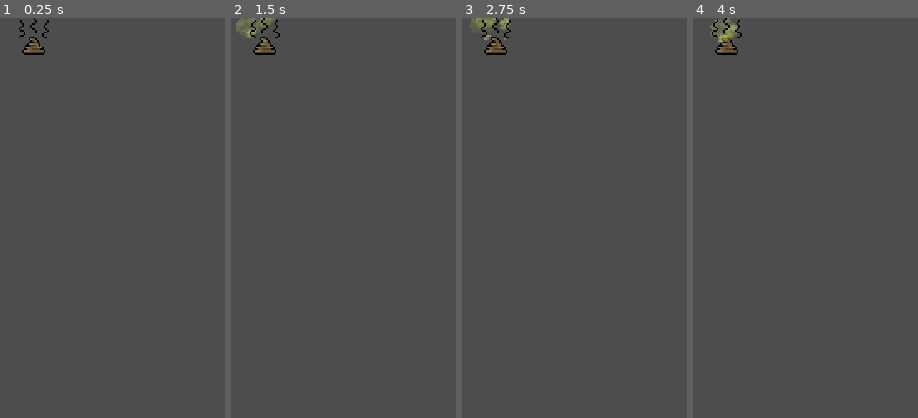
Above: before the commit, frames 1-4 (left to right).
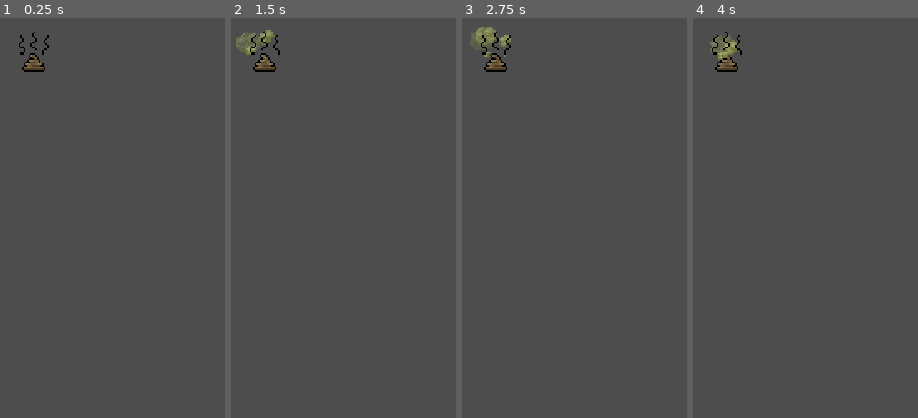
Above: after the commit, the same moments.

Repository: penwick0/5-nights-with-baby
Game: Godot game, scene res://Poop.tscn
The game is run twice, just before and just after one commit, with the same random seed, the same clock (stepped at 60 frames per second) and the same inputs. This scene is started directly instead of the project's main scene.
Inputs (mouse positions are % of the whole screen's width and height, from its top left; square brackets give the same spot before the commit, where the layout moved):
- Up to frame 1 (0.25 s): no input
- Up to frame 2 (1.5 s): click (7, 4) [7, 2] at 0.5 s; click (7, 4) [7, 2] at 1.25 s
- Up to frame 3 (2.75 s): click (7, 4) [7, 2] at 2 s
- Up to frame 4 (4 s): move the mouse to (72, 45) at 2.77 s; move the mouse to (30, 55) at 3.52 s
The pictures show only the part of the screen within x 0-50%, y 0-50%; the shares and areas given below are measured in that part.

The runs differ from the first frame. In frame 1, 0.8% of the frame differs, in the area x 8-22%, y 0-14%; in frame 2, 1.4%, in the area x 2-22%, y 0-14%; in frame 3, 1.4%; in frame 4, 1.2%.

Commit message:
Add sleep overlay (eyelids, blur, fade). Update poop and fork.

Diff:
--- a/BabyController.gd
+++ b/BabyController.gd
@@ -8,8 +8,9 @@
 @onready var window_path: PathFollow2D = $WindowPath/FollowWindowPath
 @onready var outlet_path: PathFollow2D = $OutletPath/FollowOutletPath
 @onready var hud: HUD = %HUD
-@onready var poop = load("res://Poop.tscn")
 @onready var fork = load("res://Fork.tscn")
+@onready var poop_container: Control = %PoopContainer
+@onready var fork_container: Control = %ForkContainer
 @onready var action_timer = $BabyActionTimer
 @onready var cry_audio = $CryAudio
 @onready var poop_audio = $PoopAudio
@@ -115,16 +116,16 @@
 		cry_counter -= 1
 
 func does_poop():
-	var instance = poop.instantiate()
-	instance.spawn_position = sprite.global_position
-	hud.add_child.call_deferred(instance)
+	var poop = Poop.create(sprite.global_position)
+	poop.cleaned.connect(hud._on_poop_cleaned)
+	poop_container.add_child.call_deferred(poop)
 	hud.poop_counter += 1
 	poop_audio.play()
 
 func drop_fork():
-	var instance = fork.instantiate()
-	instance.spawn_position = sprite.global_position
-	hud.add_child.call_deferred(instance)
+	var instance = Fork.create(sprite.global_position)
+	instance.cleaned.connect(hud._on_fork_cleaned)
+	fork_container.add_child.call_deferred(instance)
 
 func emit_tears(value: bool):
 	tears_left.emitting = value
--- a/Fork.gd
+++ b/Fork.gd
@@ -2,13 +2,21 @@
 
 class_name Fork
 
-var spawn_position: Vector2
+const scene: PackedScene = preload("res://Fork.tscn")
 
-@onready var fork_timer: Timer = $ForkTimer
+@onready var clean_timer: Timer = $CleanTimer
 @onready var progress_bar: CircularProgressBar = $CircularProgressBar
 
+signal cleaned
+
 func _ready():
-	global_position = spawn_position - Vector2(0.0, 10.0)
+	pass
+
+
+static func create(spawn_position: Vector2) -> Fork:
+	var fork: Fork = scene.instantiate()
+	fork.global_position = spawn_position
+	return fork
 
 
 func _process(_delta):
@@ -16,23 +24,23 @@
 
 
 func _on_button_down():
-	fork_timer.start()
+	clean_timer.start()
 	progress_bar.start()
 
 
 func _on_button_up():
-	fork_timer.stop()
+	clean_timer.stop()
 	progress_bar.stop()
 
 
 func _on_mouse_exited():
-	fork_timer.stop()
+	clean_timer.stop()
 	progress_bar.stop()
 
 
-func _on_fork_timer_timeout():
+func _on_clean_timer_timeout():
+	cleaned.emit()
 	queue_free()
-	get_parent().fork.visible = true
 
 
 func _on_area_2d_area_entered(_area):
--- a/Fork.tscn
+++ b/Fork.tscn
@@ -44,13 +44,13 @@
 scale = Vector2(1.21429, 4.5)
 sprite_frames = SubResource("SpriteFrames_ge8kg")
 
-[node name="ForkTimer" type="Timer" parent="."]
+[node name="CleanTimer" type="Timer" parent="."]
 one_shot = true
 
 [node name="CircularProgressBar" parent="." node_paths=PackedStringArray("timer") instance=ExtResource("5_ref0b")]
 layout_mode = 0
 mouse_filter = 2
-timer = NodePath("../ForkTimer")
+timer = NodePath("../CleanTimer")
 
 [node name="Area2D" type="Area2D" parent="."]
 
@@ -61,5 +61,5 @@
 [connection signal="button_down" from="." to="." method="_on_button_down"]
 [connection signal="button_up" from="." to="." method="_on_button_up"]
 [connection signal="mouse_exited" from="." to="." method="_on_mouse_exited"]
-[connection signal="timeout" from="ForkTimer" to="." method="_on_fork_timer_timeout"]
+[connection signal="timeout" from="CleanTimer" to="." method="_on_clean_timer_timeout"]
 [connection signal="area_entered" from="Area2D" to="." method="_on_area_2d_area_entered"]
--- a/HUD.gd
+++ b/HUD.gd
@@ -14,6 +14,11 @@
 @onready var drawer: Drawer = $Drawer
 @onready var fork: Sprite2D = %Fork
 
+@onready var fade: ColorRect = $Sleep/Fade
+@onready var blur: ColorRect = $Sleep/Blur
+@onready var eyelid_top: ColorRect = $Sleep/EyelidTop
+@onready var eyelid_bottom: ColorRect = $Sleep/EyelidBottom
+
 var increment_rate: float
 var decrement_rate: float
 var timer: float = 0
@@ -21,12 +26,21 @@
 var deep_sleep: bool = false
 var poop_counter: int = 0
 
+var fade_tween: Tween
+var blur_tween: Tween
+var eyelid_top_tween: Tween
+var eyelid_bottom_tween: Tween
+
+
 # Called when the node enters the scene tree for the first time.
 func _ready():
 	pass
 
 # Called every frame. 'delta' is the elapsed time since the previous frame.
 func _process(delta):
+	if (stamina_bar.value <= 0):
+		game_over()
+
 	timer += delta
 	increment_rate = (2.0 * (1 + int(deep_sleep))) / (1.0 + float(poop_counter))
 	decrement_rate = (2.0 + poop_counter) * (1 + int(baby.is_crying))
@@ -76,6 +90,51 @@
 	deep_sleep_delay.stop()
 	is_sleeping = false
 	deep_sleep = false
+	open_eyelids()
+
+
+func open_eyelids():
+	create_property_tween("fade_tween", fade, "color", Color(0, 0, 0, 0), 0.1)
+	create_property_tween("eyelid_top_tween", eyelid_top, "scale", Vector2(1.0, 0.0), 0.1)
+	create_property_tween("eyelid_bottom_tween", eyelid_bottom, "scale", Vector2(1.0, 0.0), 0.1)
+	create_blur_tween(0.0, 0.4)
+
+
+func close_eyelids():
+	create_property_tween("fade_tween", fade, "color", Color(0, 0, 0, 1), sleep_delay.wait_time * 2)
+	create_property_tween("eyelid_top_tween", eyelid_top, "scale", Vector2(1.0, 1.0), sleep_delay.wait_time)
+	create_property_tween("eyelid_bottom_tween", eyelid_bottom, "scale", Vector2(1.0, 1.0), sleep_delay.wait_time)
+	create_blur_tween(2.0, sleep_delay.wait_time)
+
+
+func create_property_tween(tween_var_name: String, object: Object, property: NodePath, final_value: Variant, duration: float):
+	var tween = get(tween_var_name)
+	if (tween):
+		tween.kill()
+	tween = create_tween()
+	tween.tween_property(object, property, final_value, duration)
+	set(tween_var_name, tween)
+
+
+func create_blur_tween(lod: float, duration: float):
+	if (blur_tween):
+		blur_tween.kill()
+	blur_tween = create_tween()
+	blur_tween.tween_method(
+		func(value): blur.material.set("shader_parameter/lod", value),
+		blur.material.get("shader_parameter/lod"),
+		lod,
+		duration
+	)
+
+
+func game_over():
+	print("game over")
+	eyelid_top.scale.y = 0.0
+	eyelid_bottom.scale.y = 0.0
+	fade.color = Color(0.0, 0.0, 0.0, 0.0)
+	blur.material.set("shader_parameter/lod", 0.0)
+	get_tree().paused = true
 
 
 func _on_sleep_button_button_up():
@@ -89,6 +148,7 @@
 func _on_sleep_button_button_down():
 	if not baby.is_crying:
 		sleep_delay.start()
+		close_eyelids()
 
 
 func _on_sleep_delay_timeout():
@@ -109,8 +169,7 @@
 	if baby.state == "window":
 		if drawer.is_open:
 			if room_window.is_open:
-				print("game over")
-				get_tree().paused = true
+				game_over()
 			else:
 				room_window.open()
 				baby.start_action()
@@ -120,9 +179,17 @@
 
 	if baby.state == "outlet":
 		if baby.has_fork:
-			print("game over")
-			get_tree().paused = true
+			game_over()
 		else:
 			baby.has_fork = true
 			baby.stop_action()
 			fork.visible = false
+		pass
+
+
+func _on_poop_cleaned():
+	poop_counter -= 1
+
+
+func _on_fork_cleaned():
+	fork.visible = true
--- a/Level.tscn
+++ b/Level.tscn
@@ -12,8 +12,9 @@
 [ext_resource type="AudioStream" uid="uid://cjudnsj7en1xl" path="res://assets/baby/cry.wav" id="9_uf52k"]
 [ext_resource type="Script" path="res://PathFollow2D.gd" id="9_uyle3"]
 [ext_resource type="AudioStream" uid="uid://baaxyygwmckb4" path="res://assets/baby/poop.wav" id="10_qbbca"]
-[ext_resource type="PackedScene" path="res://RoomWindow.tscn" id="12_hmhef"]
-[ext_resource type="PackedScene" uid="uid://chvfo12duo08y" path="res://Drawer.tscn" id="14_es5i1"]
+[ext_resource type="PackedScene" uid="uid://do0t80gcqgn8j" path="res://RoomWindow.tscn" id="12_hmhef"]
+[ext_resource type="PackedScene" path="res://Drawer.tscn" id="14_es5i1"]
+[ext_resource type="Shader" path="res://blur.gdshader" id="14_ylhyd"]
 [ext_resource type="Texture2D" uid="uid://cfd20blu6ud54" path="res://assets/baby/poop.png" id="15_6jim3"]
 
 [sub_resource type="Curve2D" id="Curve2D_2xjyt"]
@@ -142,6 +143,10 @@
 
 [sub_resource type="StyleBoxEmpty" id="StyleBoxEmpty_sjqp1"]
 
+[sub_resource type="ShaderMaterial" id="ShaderMaterial_v28uf"]
+shader = ExtResource("14_ylhyd")
+shader_parameter/lod = 0.0
+
 [node name="Node" type="Node"]
 
 [node name="Background" type="Sprite2D" parent="."]
@@ -236,10 +241,12 @@
 theme_override_constants/margin_top = 10
 theme_override_constants/margin_right = 10
 theme_override_constants/margin_bottom = 10
+metadata/_edit_lock_ = true
 
 [node name="Rows" type="VBoxContainer" parent="HUD/MarginContainer"]
 layout_mode = 2
 alignment = 2
+metadata/_edit_lock_ = true
 
 [node name="Bottom" type="HBoxContainer" parent="HUD/MarginContainer/Rows"]
 layout_direction = 2
@@ -281,6 +288,7 @@
 theme_override_styles/pressed = SubResource("StyleBoxFlat_06232")
 theme_override_styles/disabled = SubResource("StyleBoxFlat_2n536")
 theme_override_styles/focus = SubResource("StyleBoxEmpty_s3602")
+keep_pressed_outside = true
 text = "Zzz"
 
 [node name="ShhButton" type="Button" parent="HUD/MarginContainer/Rows/Bottom/Actions"]
@@ -306,6 +314,70 @@
 offset_top = 223.0
 offset_right = 73.0
 offset_bottom = 261.0
+
+[node name="PoopContainer" type="Control" parent="HUD"]
+unique_name_in_owner = true
+layout_mode = 3
+anchors_preset = 15
+anchor_right = 1.0
+anchor_bottom = 1.0
+grow_horizontal = 2
+grow_vertical = 2
+size_flags_vertical = 8
+mouse_filter = 2
+metadata/_edit_lock_ = true
+
+[node name="ForkContainer" type="Control" parent="HUD"]
+unique_name_in_owner = true
+layout_mode = 3
+anchors_preset = 15
+anchor_right = 1.0
+anchor_bottom = 1.0
+grow_horizontal = 2
+grow_vertical = 2
+mouse_filter = 2
+metadata/_edit_lock_ = true
+
+[node name="Sleep" type="Control" parent="HUD"]
+layout_mode = 3
+anchors_preset = 0
+offset_right = 270.0
+offset_bottom = 380.0
+mouse_filter = 2
+
+[node name="Blur" type="ColorRect" parent="HUD/Sleep"]
+material = SubResource("ShaderMaterial_v28uf")
+layout_mode = 0
+offset_right = 270.0
+offset_bottom = 383.0
+mouse_filter = 2
+
+[node name="EyelidTop" type="ColorRect" parent="HUD/Sleep"]
+layout_mode = 0
+offset_right = 270.0
+offset_bottom = 280.0
+scale = Vector2(1, 1e-05)
+color = Color(0, 0, 0, 1)
+
+[node name="EyelidBottom" type="ColorRect" parent="HUD/Sleep"]
+layout_mode = 0
+offset_left = 270.0
+offset_top = 380.0
+offset_right = 540.0
+offset_bottom = 480.0
+rotation = 3.14159
+scale = Vector2(1, 1e-05)
+color = Color(0, 0, 0, 1)
+
+[node name="Fade" type="ColorRect" parent="HUD/Sleep"]
+layout_mode = 1
+anchors_preset = 15
+anchor_right = 1.0
+anchor_bottom = 1.0
+grow_horizontal = 2
+grow_vertical = 2
+mouse_filter = 2
+color = Color(0, 0, 0, 0)
 
 [node name="Fork" type="Sprite2D" parent="."]
 unique_name_in_owner = true
--- a/Poop.gd
+++ b/Poop.gd
@@ -1,12 +1,22 @@
 extends Button
 
-var spawn_position: Vector2
+class_name Poop
+
+const scene: PackedScene = preload("res://Poop.tscn")
 
 @onready var clean_timer: Timer = $CleanTimer
 @onready var progress_bar: CircularProgressBar = $CircularProgressBar
 
+signal cleaned
+
 func _ready():
-	global_position = spawn_position - Vector2(0.0, 10.0)
+	pass
+
+
+static func create(spawn_position: Vector2) -> Poop:
+	var poop: Poop = scene.instantiate()
+	poop.global_position = spawn_position - Vector2(0.0, 10.0)
+	return poop
 
 
 func _process(_delta):
@@ -23,11 +33,14 @@
 	progress_bar.stop()
 
 
+# TODO: Fix issue with button press interruption.
+# When a poop is spawned on top of a poop button that's currently being pressed and the mouse moves.
+# If the mouse is not moved, the progress bar continues.
 func _on_mouse_exited():
 	clean_timer.stop()
 	progress_bar.stop()
 
 
 func _on_clean_timer_timeout():
-	get_parent().poop_counter -= 1
+	cleaned.emit()
 	queue_free()
--- a/Poop.tscn
+++ b/Poop.tscn
@@ -117,6 +117,7 @@
 custom_minimum_size = Vector2(40, 40)
 offset_right = 40.0
 offset_bottom = 40.0
+mouse_default_cursor_shape = 3
 theme_override_styles/normal = SubResource("StyleBoxEmpty_sh1nu")
 theme_override_styles/hover = SubResource("StyleBoxEmpty_gmsr3")
 theme_override_styles/pressed = SubResource("StyleBoxEmpty_h8yp3")
--- /dev/null
+++ b/blur.gdshader
@@ -0,0 +1,9 @@
+shader_type canvas_item;
+
+uniform float lod: hint_range(0.0, 5) = 0.0;
+uniform sampler2D SCREEN_TEXTURE : hint_screen_texture, filter_linear_mipmap;
+
+void fragment() {
+	vec4 color = texture(SCREEN_TEXTURE, SCREEN_UV, lod);
+	COLOR = color;
+}
Not shown: 1 places in Fork.tscn that only renumber resources
Not shown: 1 places in Level.tscn that only renumber resources
